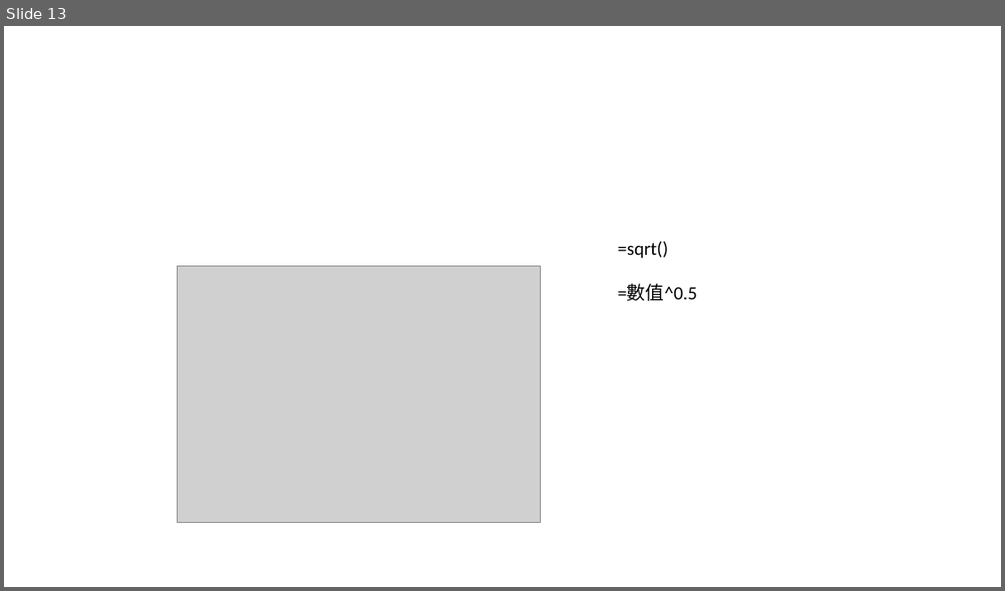
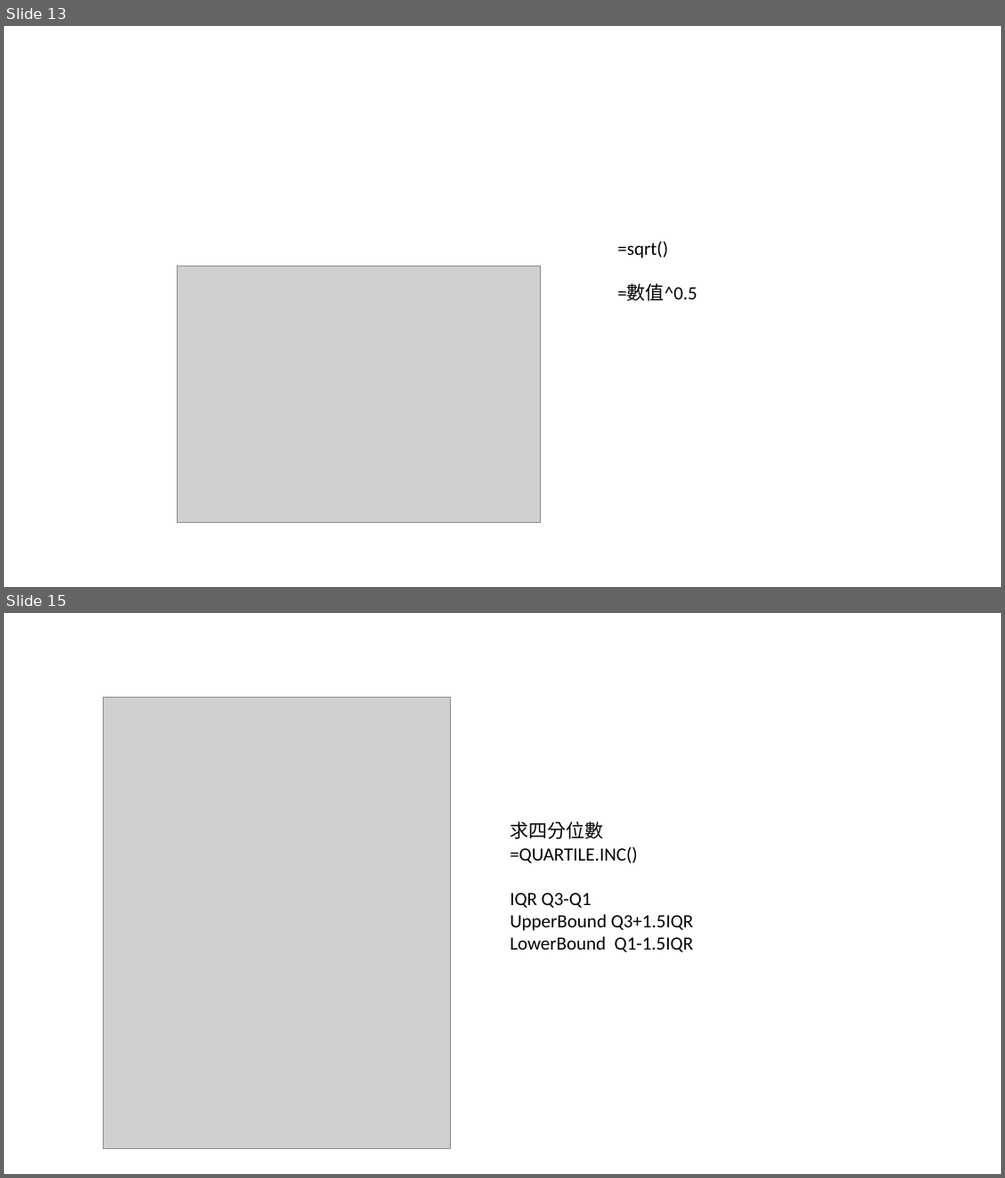
Before and after one commit to Sheng-wayne/Static-1, a slide deck: EXCEL0929.pptx. Shown one above the other, each under a label of ours: slide 13 before the commit, slides 13 and 15 after it; the slides between them are not shown. The pictures are 1005x591 and 1005x1178 pixels, drawn with LibreOffice and Linux fonts; fonts in the diff are those of the drawing; grey boxes stand for pictures. Boxes give left, top, right and bottom in pixels: in the first picture for what was removed or moved away, otherwise in the second. Text is boxed around its words. In the diff, an @@ line names an element or a change of style, - is before the commit and + after.

```diff
--- a/EXCEL0929.pptx
+++ b/EXCEL0929.pptx
@@ slide 15 added at [4,613,1001,1174], background #FFFFFF @@
@@ picture added at [104,697,451,1148] @@
@@ text added at [510,821,694,952], 18 pt, text #000000 @@
+求四分位數
+=QUARTILE.INC()
+IQR Q3-Q1
+UpperBound Q3+1.5IQR
+LowerBound Q1-1.5IQR
```
Also in this commit, not shown: 1 slide changed, 3 other slides added.
